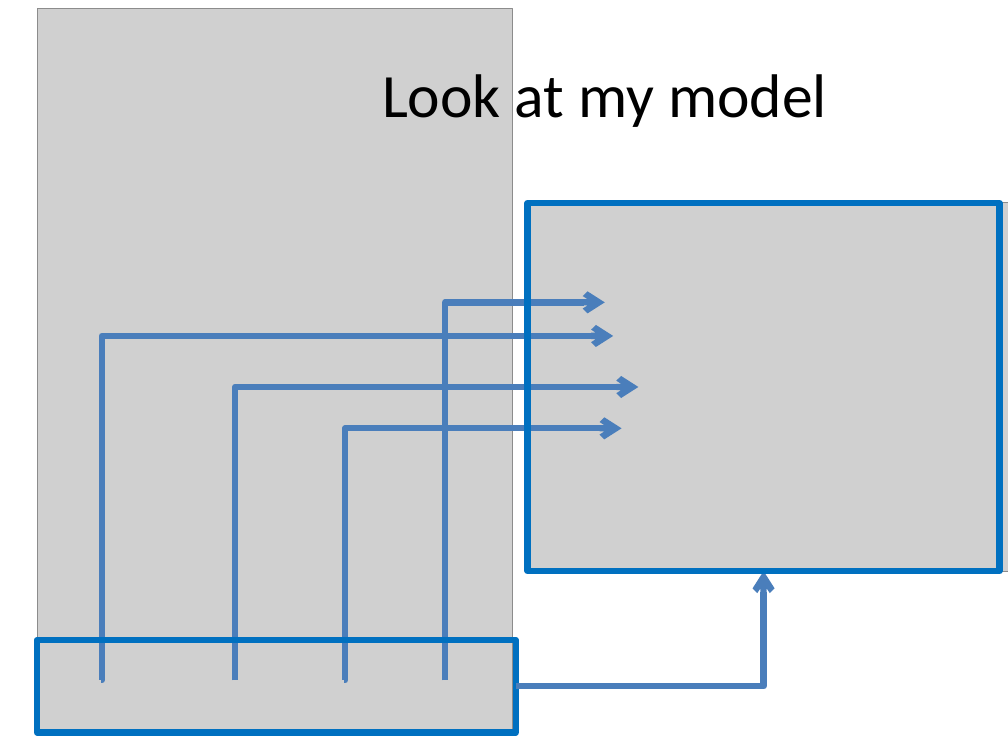
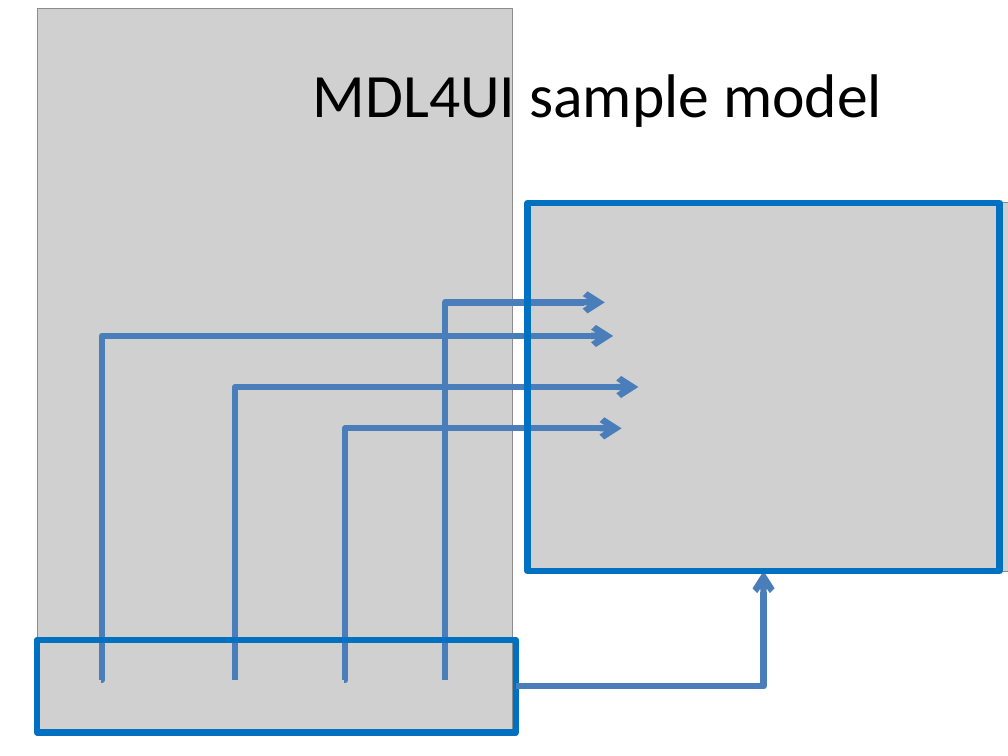
Before and after one commit to lesfurets/mdl4ui, a slide deck: slide 12 of mdl4ui-docs/mdl4ui_cg2013.pptx. Drawn at 1008x756 pixels with LibreOffice and Linux fonts; fonts in the diff are those of the drawing; grey boxes stand for pictures. Boxes give left, top, right and bottom in pixels: in the first picture for what was removed or moved away, otherwise in the second. Text is boxed around its words. In the diff, an @@ line names an element or a change of style, - is before the commit and + after.

Commit message:
udpated field & screen class diagrams
typo in PPT

```diff
--- a/mdl4ui-docs/mdl4ui_cg2013.pptx
+++ b/mdl4ui-docs/mdl4ui_cg2013.pptx
@@ title at (x1=313, y1=66, x2=882, y2=132): text changed @@
-Look at my model
+MDL4UI sample model
```
Also in this commit, not shown: 10 other slides changed, 3 other files.
